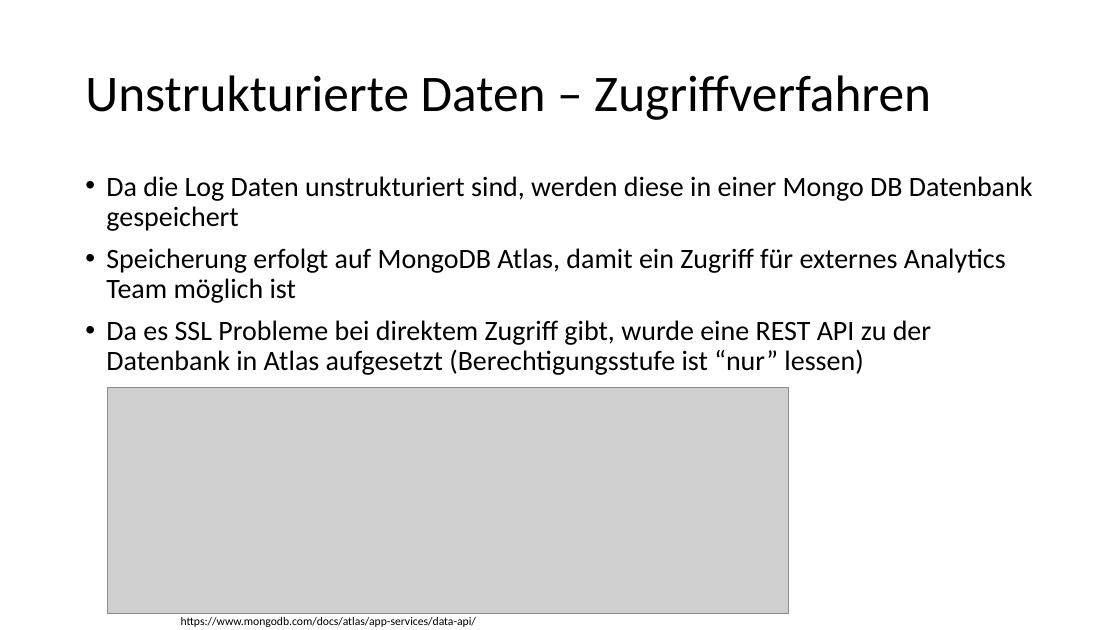
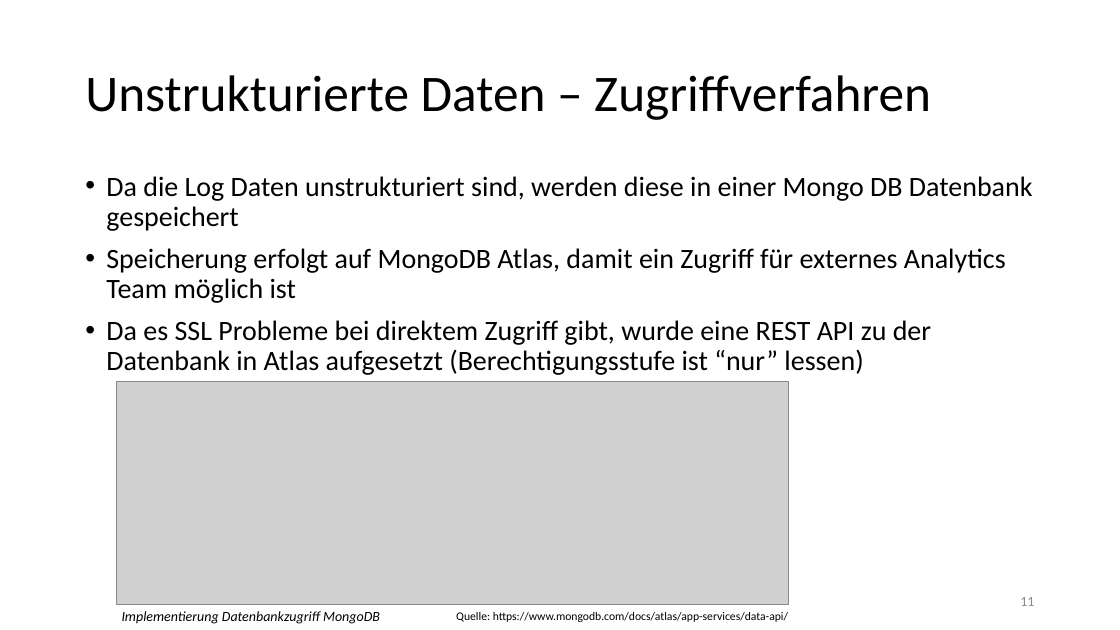
Before and after one commit to Flitschi7/big-data-management, a slide deck: slide 11 of Organisational/Dokumentation HHZ Rocket Project.pptx. Drawn at 1120x630 pixels with LibreOffice and Linux fonts; fonts in the diff are those of the drawing; grey boxes stand for pictures. Boxes give left, top, right and bottom in pixels: in the first picture for what was removed or moved away, otherwise in the second. Text is boxed around its words. In the diff, an @@ line names an element or a change of style, - is before the commit and + after.

```diff
--- a/Organisational/Dokumentation HHZ Rocket Project.pptx
+++ b/Organisational/Dokumentation HHZ Rocket Project.pptx
@@ picture: place and size @@
-picture at [108, 387, 789, 614]
+picture at [116, 381, 788, 605]
@@ page number added at [1020, 597, 1034, 606], 12 pt, text #8C8C8C @@
+11
@@ text added at [122, 611, 380, 624], 12 pt, text #000000, italic @@
+Implementierung Datenbankzugriff MongoDB
@@ text at [456, 612, 788, 622]: text changed @@
-https://www.mongodb.com/docs/atlas/app-services/data-api/
+Quelle: https://www.mongodb.com/docs/atlas/app-services/data-api/
```
Also in this commit, not shown: 27 other slides changed.
